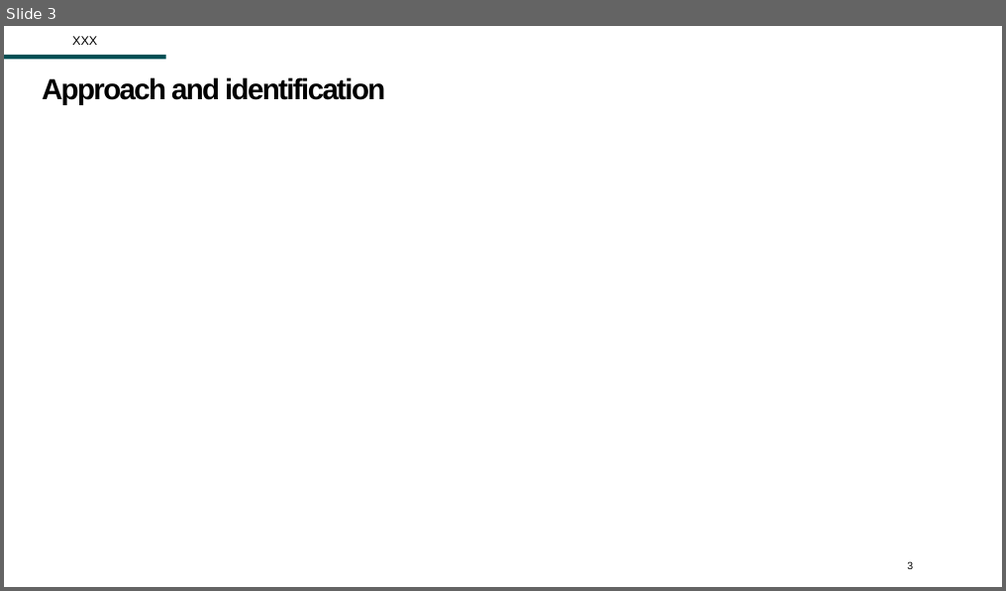
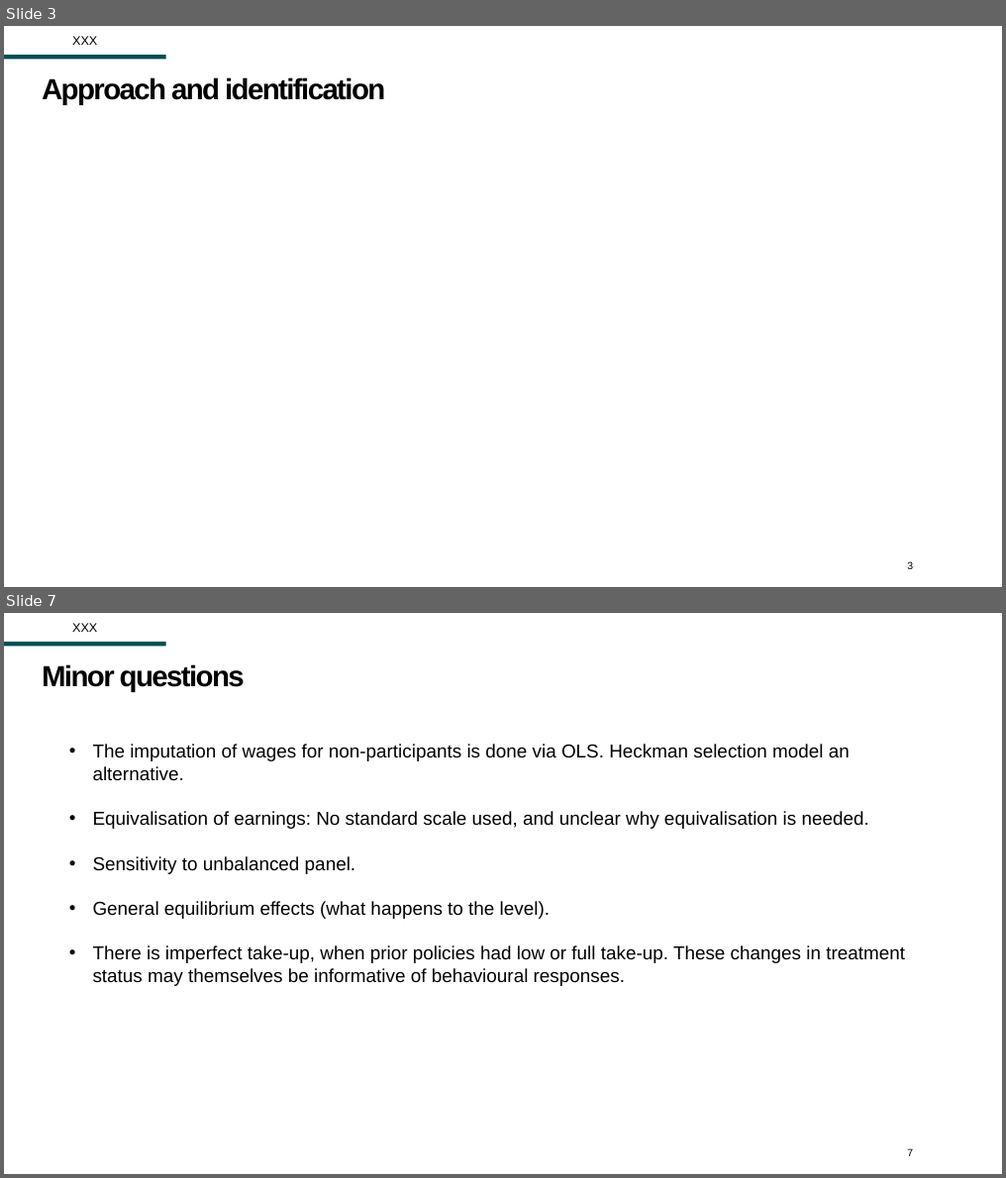
Before and after one commit to Zjub/TVHENZ, a slide deck: e61 Projects/Presentations/Discusant Wage Subsides TTPI Aug 2025.pptx. Shown one above the other, each under a label of ours: slide 3 before the commit, slides 3 and 7 after it; the slides between them are not shown. The pictures are 1006x591 and 1006x1178 pixels, drawn with LibreOffice and Linux fonts; fonts in the diff are those of the drawing; background and template pictures are left out. Boxes give left, top, right and bottom in pixels: in the first picture for what was removed or moved away, otherwise in the second. Text is boxed around its words. In the diff, an @@ line names an element or a change of style, - is before the commit and + after.

```diff
--- a/e61 Projects/Presentations/Discusant Wage Subsides TTPI Aug 2025.pptx
+++ b/e61 Projects/Presentations/Discusant Wage Subsides TTPI Aug 2025.pptx
@@ slide 7 added at bbox=[4, 613, 1002, 1174], background #FFFFFF; not listed: 1 template element that a slide beside it also shows @@
@@ text added at bbox=[72, 623, 97, 632], 12 pt, text #000000 @@
+XXX
@@ title added at bbox=[42, 664, 245, 692], 28 pt, text #000000, bold @@
+Minor questions
@@ text added at bbox=[93, 744, 905, 986], 18 pt, text #000000 @@
+• The imputation of wages for non-participants is done via OLS. Heckman selection model an alternative.
+• Equivalisation of earnings: No standard scale used, and unclear why equivalisation is needed.
+• Sensitivity to unbalanced panel.
+• General equilibrium effects (what happens to the level).
+• There is imperfect take-up, when prior policies had low or full take-up. These changes in treatment status may themselves be informative of behavioural responses.
@@ page number added at bbox=[907, 1149, 913, 1157], 10 pt, text #000000 @@
+7
```
Also in this commit, not shown: 2 slides changed, 3 other slides added, 1 other file.
